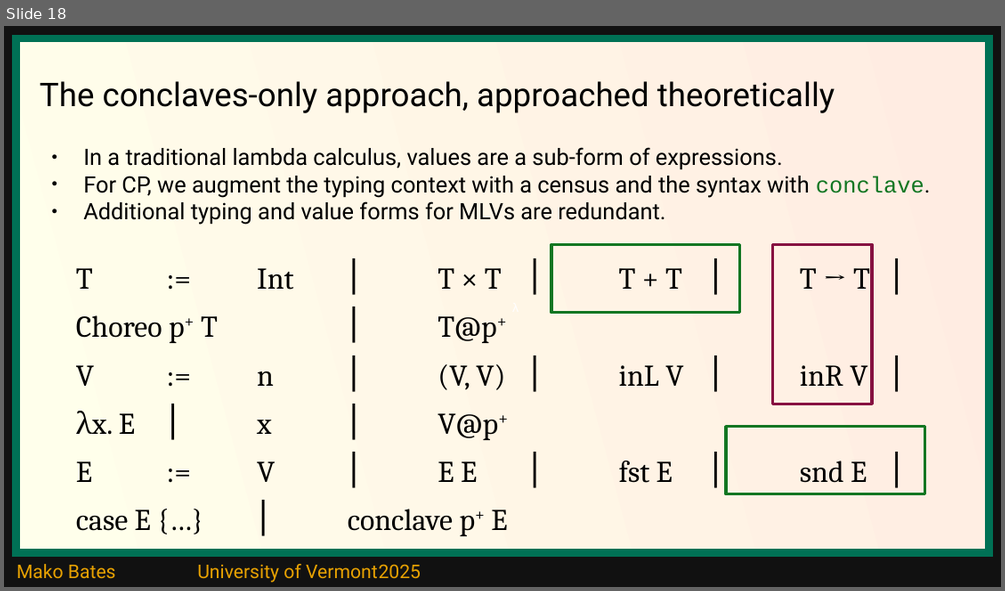
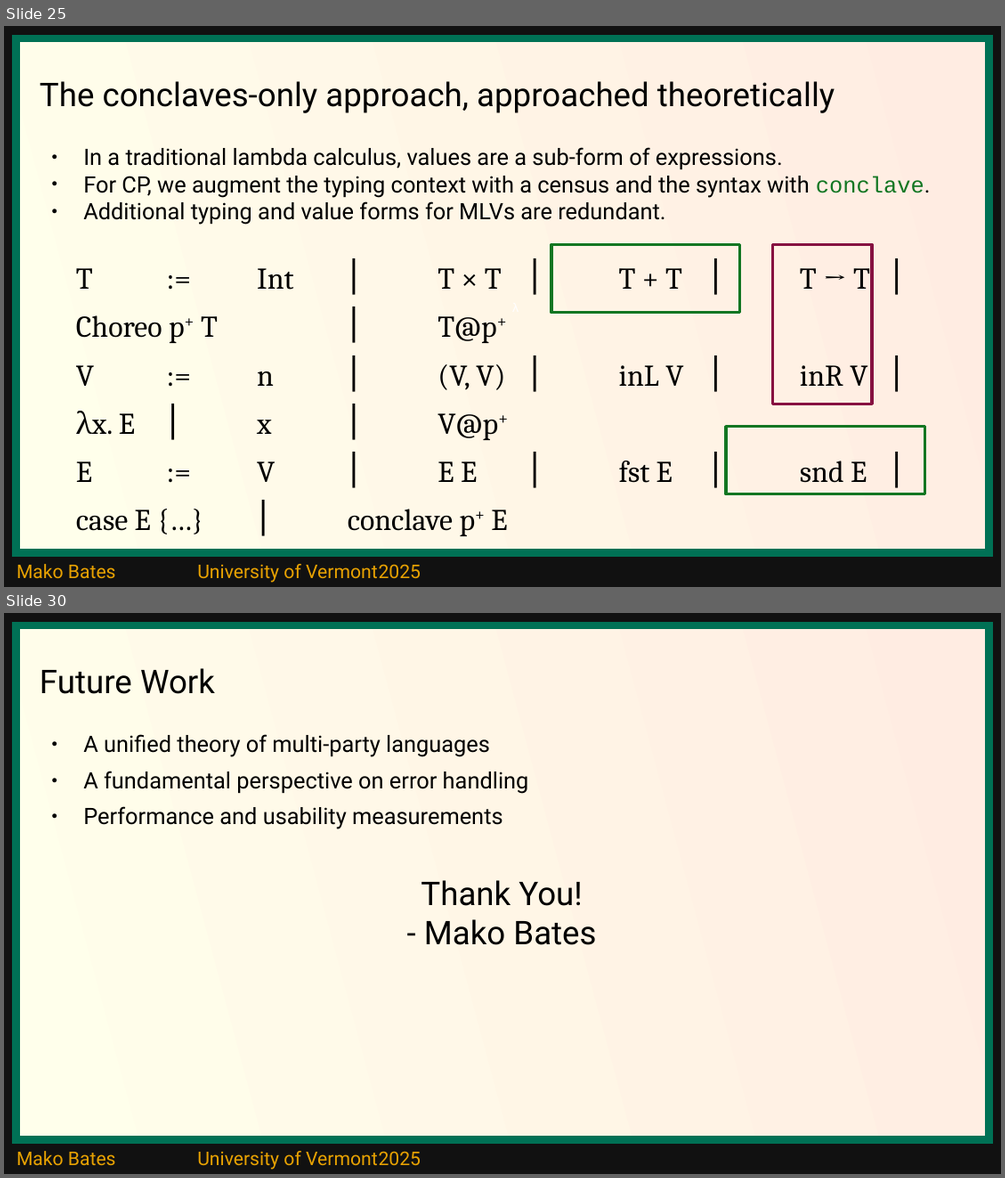
Before and after one commit to ShapeOfMatter/thesis_CP_UVM, a slide deck: thesis defense.odp. Shown one above the other, each under a label of ours: slide 18 before the commit, slides 25 and 30 after it; the slides between them are not shown. The pictures are 1005x591 and 1005x1178 pixels, drawn with LibreOffice and Linux fonts; fonts in the diff are those of the drawing. Boxes give left, top, right and bottom in pixels: in the first picture for what was removed or moved away, otherwise in the second. Text is boxed around its words. In the diff, an @@ line names an element or a change of style, - is before the commit and + after.

```diff
--- a/thesis defense.odp
+++ b/thesis defense.odp
@@ slide 30 added at (4,613,1001,1174), background #111111; not listed: 2 template elements that a slide beside it also shows @@
@@ title added at (40,668,215,694), 26 pt, text #000000 @@
+Future Work
@@ text added at (83,734,529,829), 18 pt, text #000000 @@
+● A unified theory of multi-party languages
+● A fundamental perspective on error handling
+● Performance and usability measurements
@@ title added at (421,880,596,945), 26 pt, text #000000 @@
+Thank You!
+- Mako Bates
@@ what was slide 18 is now slide 25 @@
```
Also in this commit, not shown: 5 slides changed, 13 other slides added, 4 slides removed.
